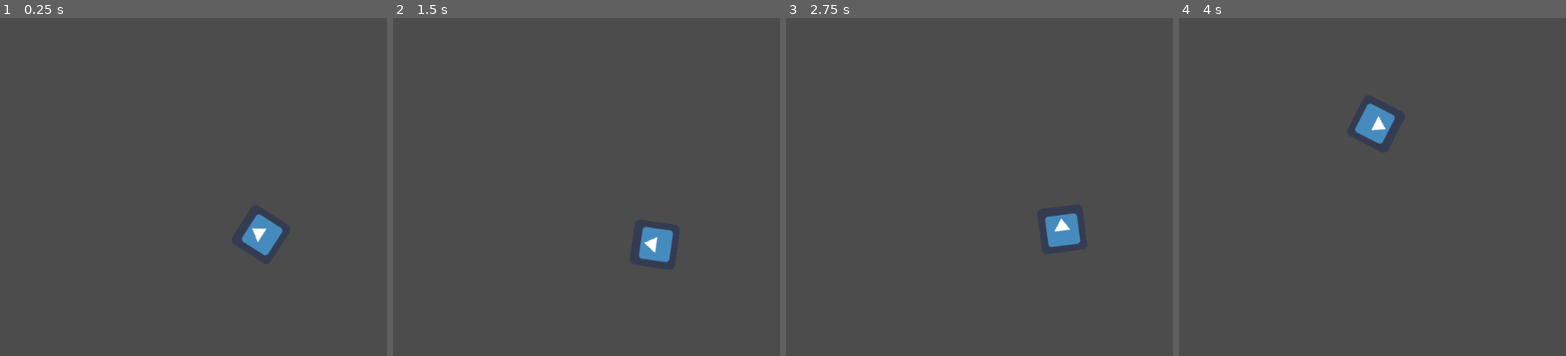
Above: before the commit, frames 1-4 (left to right).
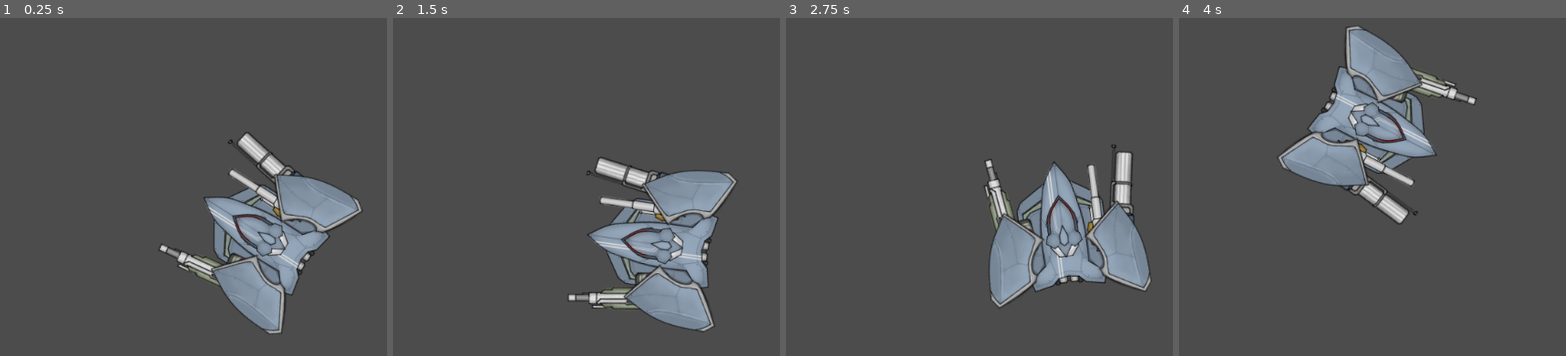
Above: after the commit, the same moments.

Repository: Littlerun-Bastion/Soulless-Steel
Game: Godot game, scene res://game/arena/Arena.tscn
Same seed, same stepped clock (60 frames per second), same inputs: the game is played once before the commit and once after it. The engine's default icon, where the game draws it, is replaced by a stand-in: a white triangle on a blue panel in a dark square.
Inputs (mouse positions are in pixels of both pictures, inside the frame that each line leads up to):
- Up to frame 1 (0.25 s): no input
- Up to frame 2 (1.5 s): move the mouse to (741, 146) at 0.52 s; hold D (right) 0.53-1.28 s; hold F (honk) 0.53-1.28 s; move the mouse to (431, 187) at 1.27 s; hold S (down) from 1.28 s (still down); tap F (honk) at 1.35 s
- Up to frame 3 (2.75 s): move the mouse to (1045, 72) at 2.02 s; release S (down) at 2.03 s; hold D (right) from 2.03 s (still down); hold F (honk) from 2.03 s (still down)
- Up to frame 4 (4 s): move the mouse to (1329, 251) at 2.77 s; release D (right) at 2.78 s; release F (honk) at 2.78 s; hold W (up) 2.78-3.53 s; tap F (honk) at 2.85 s; move the mouse to (outside the picture) at 3.52 s; hold A (left) from 3.53 s (still down); hold F (honk) from 3.53 s (still down)

The runs differ from the first frame. In frame 1, 11% of the frame differs, in the area x 41-94%, y 33-94%; in frame 2, 11%; in frame 3, 11%; in frame 4, 11%.

Commit message:
Using parts on mecha scene

Diff:
--- a/project/game/mecha/Mecha.tscn
+++ b/project/game/mecha/Mecha.tscn
@@ -1,7 +1,13 @@
-[gd_scene load_steps=4 format=2]
+[gd_scene load_steps=10 format=2]
 
 [ext_resource path="res://game/mecha/Mecha.gd" type="Script" id=1]
-[ext_resource path="res://icon.png" type="Texture" id=2]
+[ext_resource path="res://assets/images/mechas/arm_weapons/zh01-gun2.png" type="Texture" id=2]
+[ext_resource path="res://assets/images/mechas/shoulders/zh01-a_right.png" type="Texture" id=3]
+[ext_resource path="res://assets/images/mechas/cores/zh01-c.png" type="Texture" id=4]
+[ext_resource path="res://assets/images/mechas/arm_weapons/zh01-gun1.png" type="Texture" id=5]
+[ext_resource path="res://assets/images/mechas/shoulders/zh01-a_left.png" type="Texture" id=6]
+[ext_resource path="res://assets/images/mechas/heads/zh01-h.png" type="Texture" id=7]
+[ext_resource path="res://assets/images/mechas/shoulder_weapons/zh01-sh.png" type="Texture" id=8]
 
 [sub_resource type="CircleShape2D" id=1]
 radius = 37.0
@@ -9,15 +15,86 @@
 [node name="Mecha" type="KinematicBody2D"]
 script = ExtResource( 1 )
 
-[node name="Texture" type="TextureRect" parent="."]
-margin_left = -32.7579
-margin_top = -34.0179
-margin_right = 31.2421
-margin_bottom = 29.9821
+[node name="Collision" type="CollisionShape2D" parent="."]
+shape = SubResource( 1 )
+
+[node name="Core" type="TextureRect" parent="."]
+margin_left = -153.235
+margin_top = -154.126
+margin_right = 146.765
+margin_bottom = 145.874
+texture = ExtResource( 4 )
+__meta__ = {
+"_edit_use_anchors_": false
+}
+
+[node name="Head" type="TextureRect" parent="."]
+margin_left = -153.235
+margin_top = -153.235
+margin_right = 146.765
+margin_bottom = 146.765
+texture = ExtResource( 7 )
+__meta__ = {
+"_edit_use_anchors_": false
+}
+
+[node name="ArmWeaponLeft" type="TextureRect" parent="."]
+margin_left = -251.234
+margin_top = -121.162
+margin_right = 48.7661
+margin_bottom = 178.838
+rect_rotation = -9.0
 texture = ExtResource( 2 )
 __meta__ = {
 "_edit_use_anchors_": false
 }
 
-[node name="Collision" type="CollisionShape2D" parent="."]
-shape = SubResource( 1 )
+[node name="ArmWeaponRight" type="TextureRect" parent="."]
+margin_left = -46.3268
+margin_top = -175.507
+margin_right = 253.673
+margin_bottom = 124.493
+rect_rotation = 9.0
+texture = ExtResource( 5 )
+__meta__ = {
+"_edit_use_anchors_": false
+}
+
+[node name="ShoulderWeaponLeft" type="TextureRect" parent="."]
+margin_left = -204.016
+margin_top = -159.471
+margin_right = 95.9839
+margin_bottom = 140.529
+__meta__ = {
+"_edit_use_anchors_": false
+}
+
+[node name="ShoulderWeaponRight" type="TextureRect" parent="."]
+margin_left = -102.453
+margin_top = -157.689
+margin_right = 197.547
+margin_bottom = 142.311
+texture = ExtResource( 8 )
+__meta__ = {
+"_edit_use_anchors_": false
+}
+
+[node name="LeftShoulder" type="TextureRect" parent="."]
+margin_left = -228.07
+margin_top = -114.926
+margin_right = 71.9295
+margin_bottom = 185.074
+texture = ExtResource( 6 )
+__meta__ = {
+"_edit_use_anchors_": false
+}
+
+[node name="RightShoulder" type="TextureRect" parent="."]
+margin_left = -72.163
+margin_top = -112.253
+margin_right = 227.837
+margin_bottom = 187.747
+texture = ExtResource( 3 )
+__meta__ = {
+"_edit_use_anchors_": false
+}
